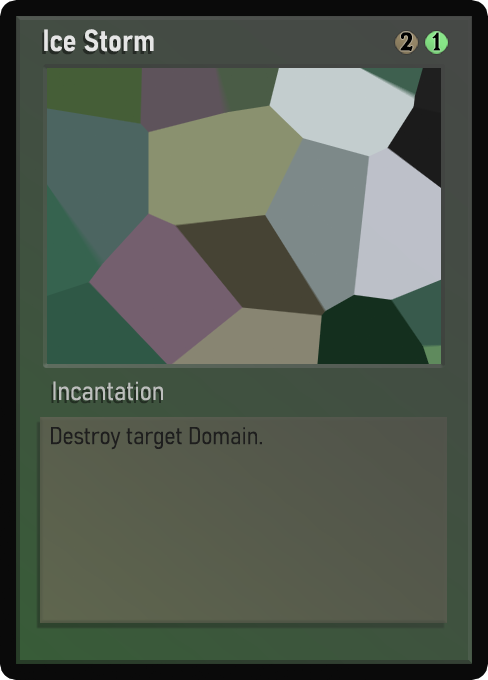
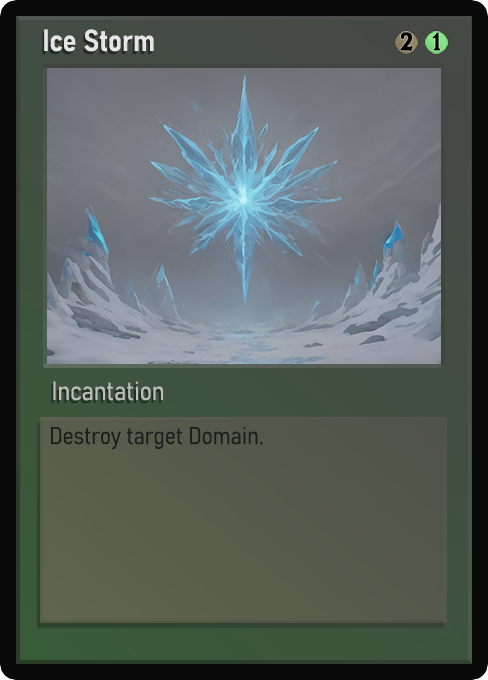
Revision of a layered 488 × 680 image; what changed, layer by layer:
painted on "Name" over [50, 29, 153, 52]
painted on "Class" over [72, 386, 151, 401]
painted on "Desc_norm" over [59, 427, 263, 450]
painted on "Artwork" over [47, 68, 441, 364]
